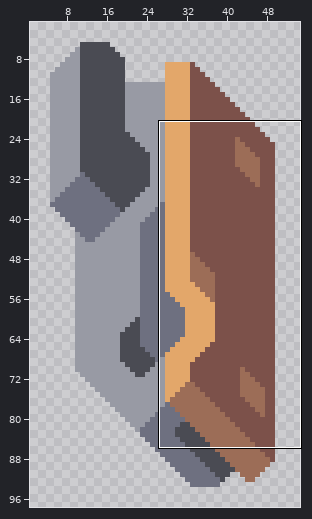
Sprite sheet, stored at assets/sprites/blocks/turrets/clevicure/clevicure-mid-l.png. The picture above shows the old version from afar; the outline marks the close-up.
Close-up. Earlier state:
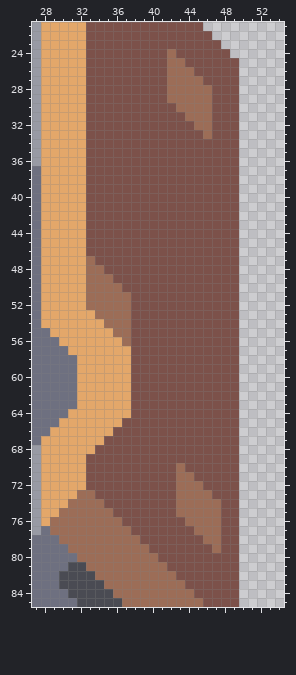
The file is 55x99 pixels. Shown: x 27..54, y 21..85. The wide view leaves out empty margins.
After the commit:
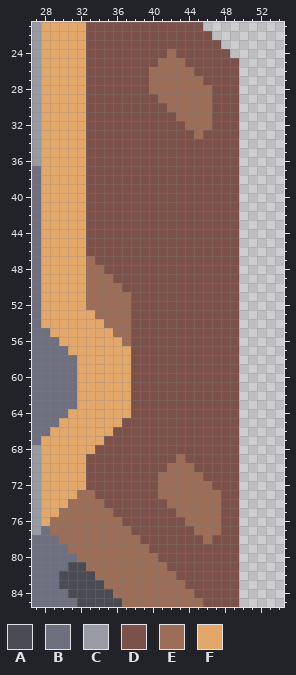
Palette (. is transparent): A #4a4b53  B #6e7080  C #989aa4  D #7c514a  E #9c6d57  F #e3a76a
From old to new:
y 25: x 41 D -> E
y 26..28: x 40..41 DD -> EE
y 29: x 41 D -> E
y 30: x 42 D -> E
y 31: x 43 D -> E
y 32: x 44 D -> E
y 33: x 45..46 DE -> ED
y 69: x 43 D -> E
y 70: x 42 D -> E; x 44 D -> E
y 71: x 41..42 DD -> EE; x 45 D -> E
y 72: x 41..42 DD -> EE; x 46 D -> E
y 73: x 41..42 DD -> EE; x 47 D -> E
y 74: x 42 D -> E
y 78..79: x 47 E -> D
